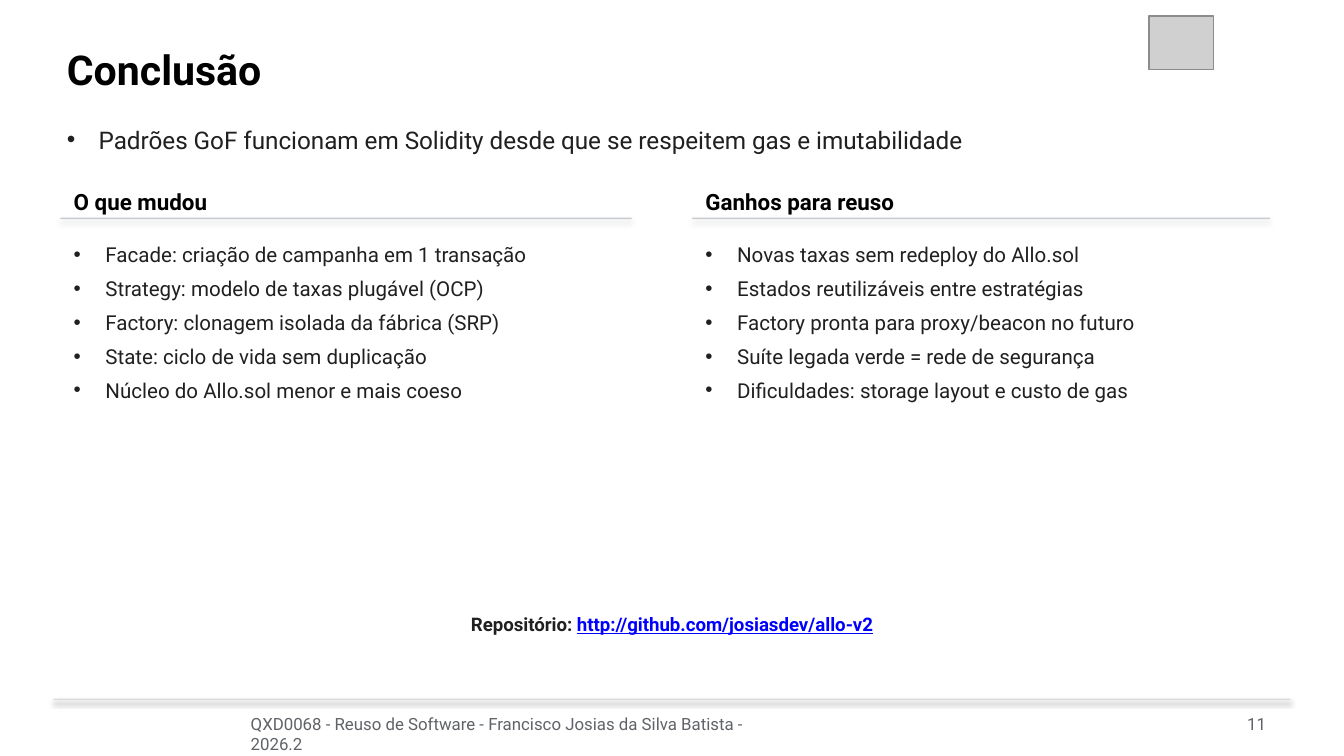
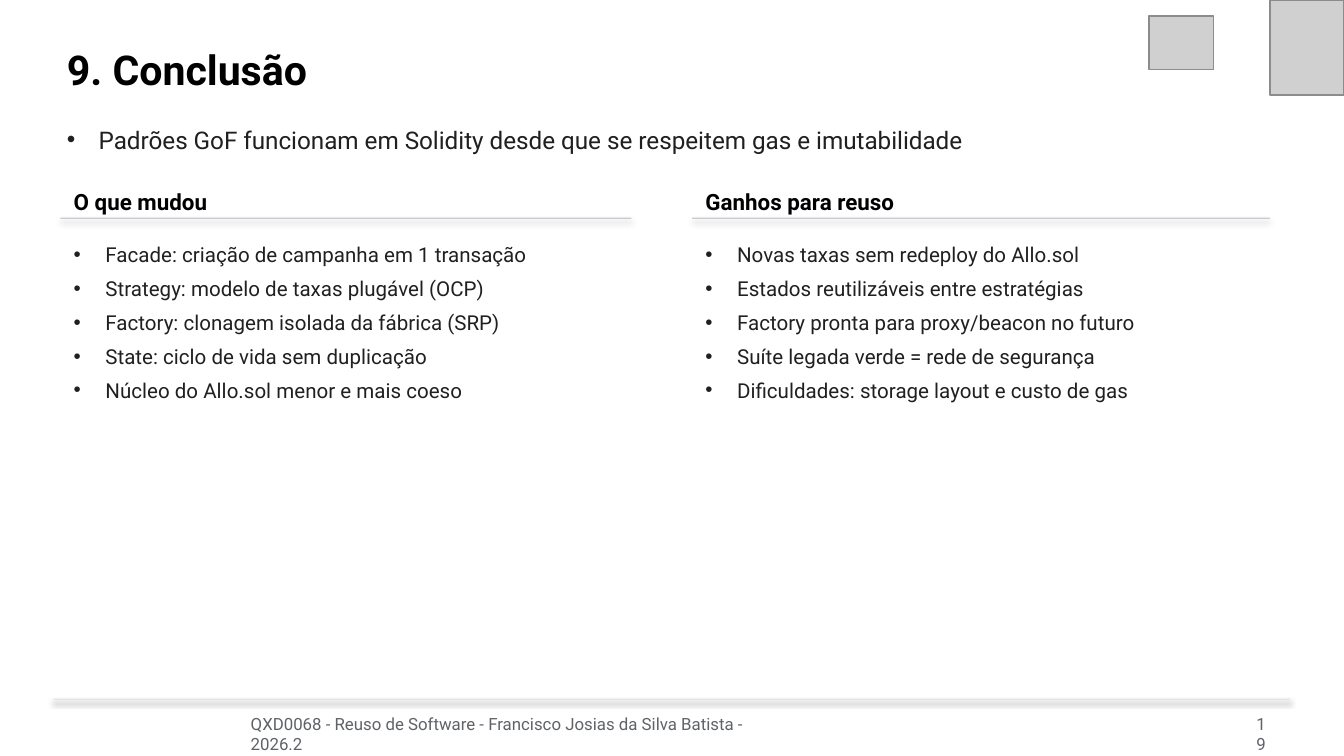
Before and after one commit to josiasdev/esufcqx, a slide deck: slide 19 of 10-semestre/reuso-software/Aula-18 - 14-10 - Apresentacao - do - trabalho 1 - refatoracao com padroes de projeto em sistema legado/Apresentacao_Allo_Protocol.pptx (slide 11 before the commit). Drawn at 1344x756 pixels with LibreOffice and Linux fonts; fonts in the diff are those of the drawing; grey boxes stand for pictures. Boxes give left, top, right and bottom in pixels: in the first picture for what was removed or moved away, otherwise in the second. Text is boxed around its words. In the diff, an @@ line names an element or a change of style, - is before the commit and + after.

```diff
--- a/10-semestre/reuso-software/Aula-18 - 14-10 - Apresentacao - do - trabalho 1 - refatoracao com padroes de projeto em sistema legado/Apresentacao_Allo_Protocol.pptx
+++ b/10-semestre/reuso-software/Aula-18 - 14-10 - Apresentacao - do - trabalho 1 - refatoracao com padroes de projeto em sistema legado/Apresentacao_Allo_Protocol.pptx
@@ picture added at (x1=1270, y1=0, x2=1344, y2=95) @@
@@ text at (x1=67, y1=54, x2=307, y2=86): text changed @@
-Conclusão
+9. Conclusão
@@ text removed at (x1=471, y1=617, x2=873, y2=635) @@
-Repositório: http://github.com/josiasdev/allo-v2
@@ text at (x1=1247, y1=718, x2=1266, y2=730): text changed @@
-11
+19
```
Also in this commit, not shown: 11 other slides changed, 8 slides added, 30 other files.
